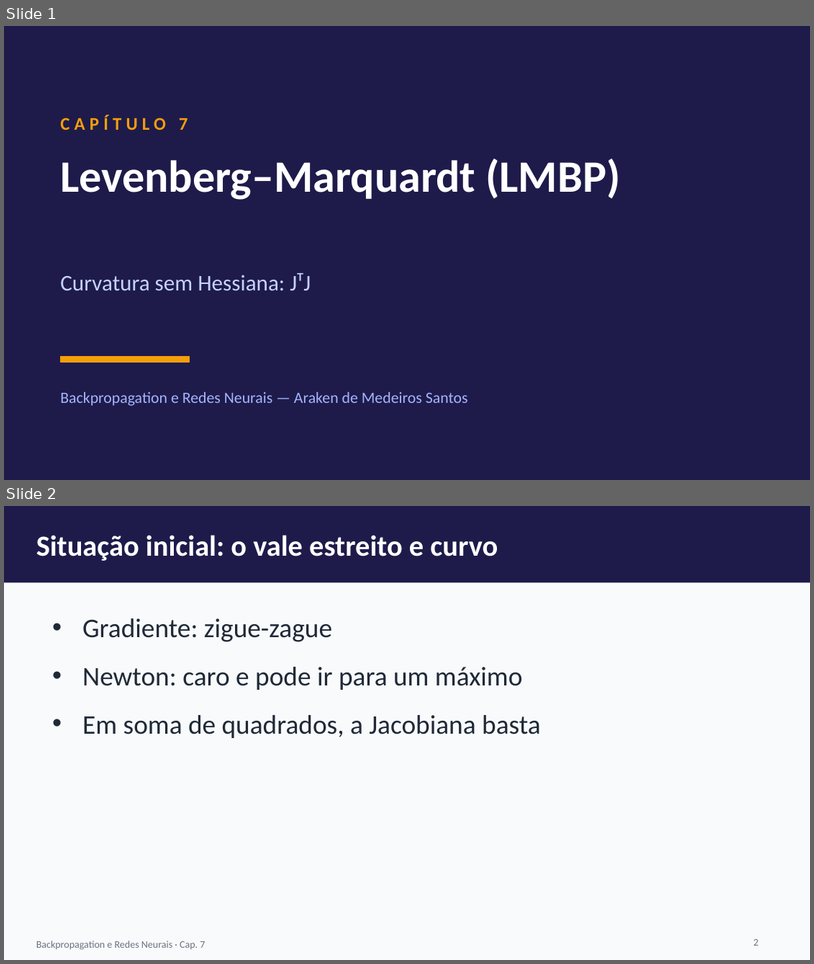
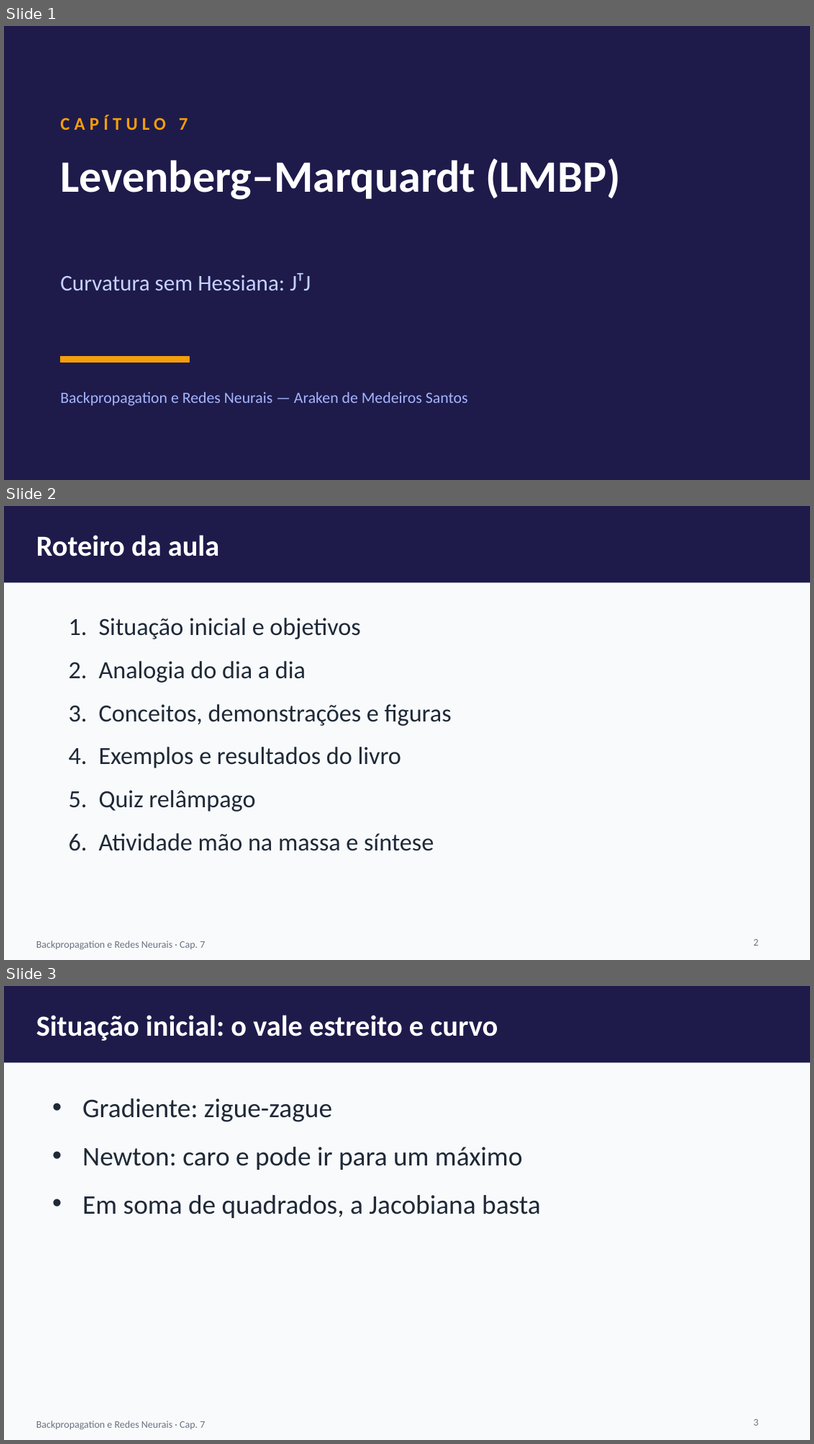
Before and after one commit to arakenmedeiros/claude, a slide deck: redes_neurais/slides/cap07_Levenberg_Marquardt.pptx. Shown one above the other, each under a label of ours: slides 1 and 2 before the commit, slides 1, 2 and 3 after it. The pictures are 814x964 and 814x1444 pixels, drawn with LibreOffice and Linux fonts; fonts in the diff are those of the drawing. Boxes give left, top, right and bottom in pixels: in the first picture for what was removed or moved away, otherwise in the second. Text is boxed around its words. In the diff, an @@ line names an element or a change of style, - is before the commit and + after.

```diff
--- a/redes_neurais/slides/cap07_Levenberg_Marquardt.pptx
+++ b/redes_neurais/slides/cap07_Levenberg_Marquardt.pptx
@@ slide 2 added at [4,506,810,960], background #F8FAFC; not listed: 2 template elements that a slide beside it also shows @@
@@ text added at [36,535,219,556], 26 pt, text #FFFFFF, bold @@
+Roteiro da aula
@@ text added at [99,618,452,851], 22 pt, text #1F2937 @@
+1. Situação inicial e objetivos
+2. Analogia do dia a dia
+3. Conceitos, demonstrações e figuras
+4. Exemplos e resultados do livro
+5. Quiz relâmpago
+6. Atividade mão na massa e síntese
@@ page number added at [754,939,759,945], 9 pt, text #6B7280 @@
+2
@@ what was slide 2 is now slide 3 @@
```
Also in this commit, not shown: 5 other slides added, 10 other files.
